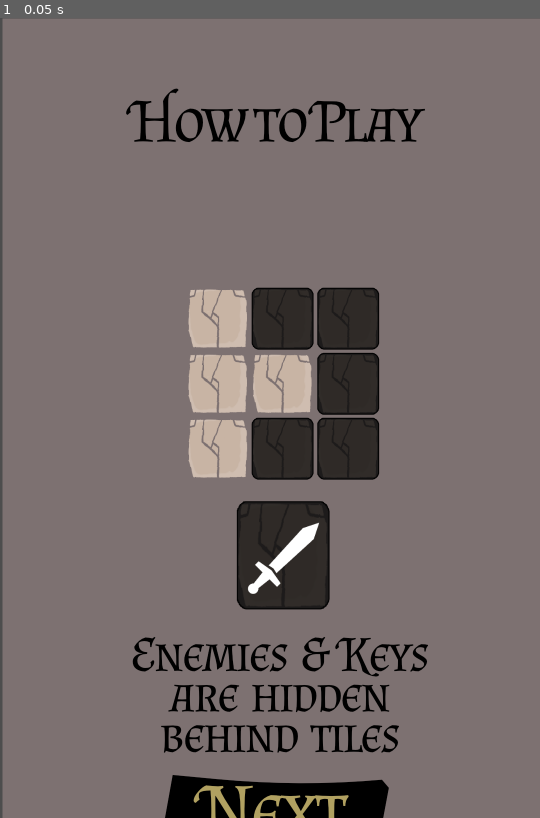
Above: before the commit, frame 1.
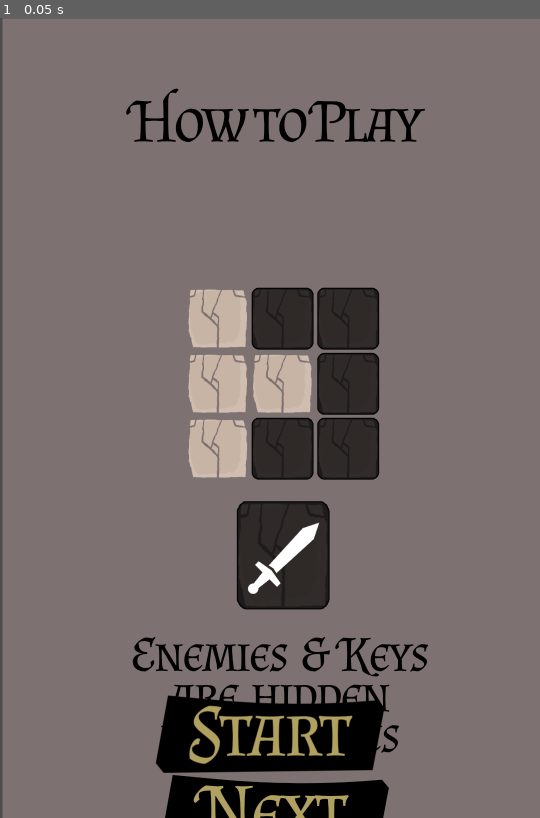
Above: after the commit, the same moment.

Repository: goblincookies/DungeonSweeper
Game: Godot game, scene res://Scenes/02-tutorial.tscn
Same seed, same stepped clock (60 frames per second), same inputs: the game is played once before the commit and once after it. The project has no main scene, so this scene is started directly.
Inputs:
- Up to frame 1 (0.05 s): no input

The runs differ from the first frame. In frame 1, 3.2% of the frame differs, in the area x 28-72%, y 84-95%.

Commit message:
strings minimum scenes together into playable loop

Diff:
--- /dev/null
+++ b/dunswee-game/Scenes/00-Game.tscn
@@ -0,0 +1,9 @@
+[gd_scene load_steps=2 format=3 uid="uid://ddb2nqsl3gwej"]
+
+[ext_resource type="Script" path="res://Scripts/GameFlow.gd" id="1_prmn8"]
+
+[node name="01-game" type="Node2D"]
+script = ExtResource("1_prmn8")
+
+[connection signal="ready" from="." to="." method="_on_ready"]
+[connection signal="tree_entered" from="." to="." method="_on_tree_entered"]
--- a/dunswee-game/Scenes/01-title.tscn
+++ b/dunswee-game/Scenes/01-title.tscn
@@ -1,8 +1,9 @@
-[gd_scene load_steps=4 format=3 uid="uid://cvfyoym4fx225"]
+[gd_scene load_steps=5 format=3 uid="uid://cvfyoym4fx225"]
 
 [ext_resource type="Texture2D" uid="uid://d2puxca6pee3x" path="res://Assets/Art/Title.png" id="1_3fayy"]
+[ext_resource type="Script" path="res://Scripts/01_title.gd" id="1_bohjv"]
 [ext_resource type="Texture2D" uid="uid://dw8olnhv5we7v" path="res://Assets/Art/Logo.png" id="2_ypmym"]
-[ext_resource type="Texture2D" uid="uid://dtjwasjyihlph" path="res://Assets/Art/Start.png" id="3_apptv"]
+[ext_resource type="PackedScene" uid="uid://brtngl3qvyxhu" path="res://Scenes/Nested/bttnStart.tscn" id="3_wsfc0"]
 
 [node name="Title" type="Control"]
 layout_mode = 3
@@ -11,6 +12,8 @@
 anchor_bottom = 1.0
 grow_horizontal = 2
 grow_vertical = 2
+mouse_filter = 2
+script = ExtResource("1_bohjv")
 
 [node name="Logo" type="Sprite2D" parent="."]
 position = Vector2(545.5, 478.5)
@@ -20,6 +23,16 @@
 position = Vector2(542.5, 844.5)
 texture = ExtResource("1_3fayy")
 
-[node name="Start" type="Sprite2D" parent="Title"]
-position = Vector2(4, 593)
-texture = ExtResource("3_apptv")
+[node name="BttnStart" parent="." instance=ExtResource("3_wsfc0")]
+layout_mode = 1
+anchors_preset = 8
+anchor_left = 0.5
+anchor_top = 0.5
+anchor_right = 0.5
+anchor_bottom = 0.5
+offset_top = 481.0
+offset_bottom = 481.0
+grow_horizontal = 2
+grow_vertical = 2
+
+[connection signal="clicked" from="BttnStart" to="." method="_on_bttn_start_clicked"]
--- a/dunswee-game/Scenes/02-tutorial.tscn
+++ b/dunswee-game/Scenes/02-tutorial.tscn
@@ -1,9 +1,121 @@
-[gd_scene load_steps=2 format=3 uid="uid://qra1f6bxhbhu"]
+[gd_scene load_steps=9 format=3 uid="uid://qra1f6bxhbhu"]
 
-[ext_resource type="Texture2D" uid="uid://d3dfd1af8igvh" path="res://Assets/Art/Artboard1_7.png" id="1_p3bxc"]
+[ext_resource type="Texture2D" uid="uid://d3dfd1af8igvh" path="res://Assets/Art/tut-1.png" id="1_p3bxc"]
+[ext_resource type="Script" path="res://Scripts/02_tutorial.gd" id="1_pvw6c"]
+[ext_resource type="Texture2D" uid="uid://r4jctomaxilg" path="res://Assets/Art/tut-2.png" id="3_1qj1j"]
+[ext_resource type="PackedScene" uid="uid://brtngl3qvyxhu" path="res://Scenes/Nested/bttnStart.tscn" id="3_ixg4f"]
+[ext_resource type="Texture2D" uid="uid://ch2lqktfwd1ct" path="res://Assets/Art/tut-3.png" id="4_quap7"]
+[ext_resource type="Texture2D" uid="uid://dw7hwd2ymmrwy" path="res://Assets/Art/tut-4.png" id="5_gu2c8"]
+[ext_resource type="Texture2D" uid="uid://dil3mbe3lqhkk" path="res://Assets/Art/tut-5.png" id="6_1xn32"]
+[ext_resource type="Texture2D" uid="uid://bcw5mppw3hg8m" path="res://Assets/Art/tut-6.png" id="7_b1c11"]
 
-[node name="Title" type="Node2D"]
+[node name="Tutorial" type="Control"]
+layout_mode = 3
+anchors_preset = 15
+anchor_right = 1.0
+anchor_bottom = 1.0
+grow_horizontal = 2
+grow_vertical = 2
+mouse_filter = 2
+script = ExtResource("1_pvw6c")
 
-[node name="Artboard17" type="Sprite2D" parent="."]
+[node name="Pages" type="Control" parent="."]
+layout_mode = 1
+anchors_preset = 15
+anchor_right = 1.0
+anchor_bottom = 1.0
+grow_horizontal = 2
+grow_vertical = 2
+mouse_filter = 2
+
+[node name="0" type="Control" parent="Pages"]
+layout_mode = 1
+anchors_preset = 15
+anchor_right = 1.0
+anchor_bottom = 1.0
+grow_horizontal = 2
+grow_vertical = 2
+mouse_filter = 2
+
+[node name="tut-1" type="Sprite2D" parent="Pages/0"]
 position = Vector2(545, 961)
 texture = ExtResource("1_p3bxc")
+
+[node name="1" type="Control" parent="Pages"]
+layout_mode = 1
+anchors_preset = 15
+anchor_right = 1.0
+anchor_bottom = 1.0
+grow_horizontal = 2
+grow_vertical = 2
+mouse_filter = 2
+
+[node name="tut-2" type="Sprite2D" parent="Pages/1"]
+position = Vector2(545, 961)
+texture = ExtResource("3_1qj1j")
+
+[node name="2" type="Control" parent="Pages"]
+layout_mode = 1
+anchors_preset = 15
+anchor_right = 1.0
+anchor_bottom = 1.0
+grow_horizontal = 2
+grow_vertical = 2
+mouse_filter = 2
+
+[node name="tut-3" type="Sprite2D" parent="Pages/2"]
+position = Vector2(545, 961)
+texture = ExtResource("4_quap7")
+
+[node name="3" type="Control" parent="Pages"]
+layout_mode = 1
+anchors_preset = 15
+anchor_right = 1.0
+anchor_bottom = 1.0
+grow_horizontal = 2
+grow_vertical = 2
+mouse_filter = 2
+
+[node name="tut-4" type="Sprite2D" parent="Pages/3"]
+position = Vector2(545, 961)
+texture = ExtResource("5_gu2c8")
+
+[node name="4" type="Control" parent="Pages"]
+layout_mode = 1
+anchors_preset = 15
+anchor_right = 1.0
+anchor_bottom = 1.0
+grow_horizontal = 2
+grow_vertical = 2
+mouse_filter = 2
+
+[node name="tut-5" type="Sprite2D" parent="Pages/4"]
+position = Vector2(545, 961)
+texture = ExtResource("6_1xn32")
+
+[node name="5" type="Control" parent="Pages"]
+layout_mode = 1
+anchors_preset = 15
+anchor_right = 1.0
+anchor_bottom = 1.0
+grow_horizontal = 2
+grow_vertical = 2
+mouse_filter = 2
+
+[node name="tut-6" type="Sprite2D" parent="Pages/5"]
+position = Vector2(545, 961)
+texture = ExtResource("7_b1c11")
+
+[node name="BttnStart" parent="." instance=ExtResource("3_ixg4f")]
+layout_mode = 1
+anchors_preset = 8
+anchor_left = 0.5
+anchor_top = 0.5
+anchor_right = 0.5
+anchor_bottom = 0.5
+offset_top = 632.0
+offset_bottom = 632.0
+grow_horizontal = 2
+grow_vertical = 2
+
+[connection signal="clicked" from="BttnStart" to="." method="_on_bttn_start_clicked"]
--- a/dunswee-game/Scenes/03-game.tscn
+++ /dev/null
@@ -1,3 +0,0 @@
-[gd_scene format=3 uid="uid://kwue07x5nv8p"]
-
-[node name="Title" type="Node2D"]
--- /dev/null
+++ b/dunswee-game/Scenes/03-play.tscn
@@ -0,0 +1,22 @@
+[gd_scene load_steps=3 format=3 uid="uid://kwue07x5nv8p"]
+
+[ext_resource type="Script" path="res://Scripts/03_play.gd" id="1_e12oe"]
+[ext_resource type="PackedScene" uid="uid://brtngl3qvyxhu" path="res://Scenes/Nested/bttnStart.tscn" id="2_76oub"]
+
+[node name="Play" type="Node2D"]
+script = ExtResource("1_e12oe")
+
+[node name="BttnStart" parent="." instance=ExtResource("2_76oub")]
+anchors_preset = 8
+anchor_left = 0.5
+anchor_top = 0.5
+anchor_right = 0.5
+anchor_bottom = 0.5
+offset_left = 318.0
+offset_top = 612.0
+offset_right = 318.0
+offset_bottom = 612.0
+grow_horizontal = 2
+grow_vertical = 2
+
+[connection signal="clicked" from="BttnStart" to="." method="_on_bttn_start_clicked"]
--- /dev/null
+++ b/dunswee-game/Scenes/Nested/bttnStart.tscn
@@ -0,0 +1,22 @@
+[gd_scene load_steps=4 format=3 uid="uid://brtngl3qvyxhu"]
+
+[ext_resource type="Script" path="res://Scripts/Nested/button.gd" id="1_5dr2j"]
+[ext_resource type="Texture2D" uid="uid://dtjwasjyihlph" path="res://Assets/Art/Start.png" id="1_djypf"]
+
+[sub_resource type="RectangleShape2D" id="RectangleShape2D_m4tyu"]
+size = Vector2(475, 160)
+
+[node name="BttnStart" type="Control" node_paths=PackedStringArray("area")]
+layout_mode = 3
+anchors_preset = 0
+mouse_filter = 2
+script = ExtResource("1_5dr2j")
+area = NodePath("Start/Area2D")
+
+[node name="Start" type="Sprite2D" parent="."]
+texture = ExtResource("1_djypf")
+
+[node name="Area2D" type="Area2D" parent="Start"]
+
+[node name="CollisionShape2D" type="CollisionShape2D" parent="Start/Area2D"]
+shape = SubResource("RectangleShape2D_m4tyu")
--- /dev/null
+++ b/dunswee-game/Scripts/01_title.gd
@@ -0,0 +1,7 @@
+extends Control
+
+signal initiateSceneChange( sceneIndex:int )
+
+
+func _on_bttn_start_clicked() -> void:
+	emit_signal("initiateSceneChange",  1 )
--- /dev/null
+++ b/dunswee-game/Scripts/02_tutorial.gd
@@ -0,0 +1,25 @@
+extends Control
+
+signal initiateSceneChange( sceneIndex:int );
+
+var pageCount : int  = 0;
+var pageIndex : int = 0;
+
+func _ready() -> void:
+	pageCount = $Pages.get_child_count()
+	for page in $Pages.get_children():
+		page.visible = false;
+
+	$Pages.get_child(pageIndex).visible = true;
+
+
+func _on_bttn_start_clicked() -> void:
+	print("clicked")
+	#emit_signal("initiateSceneChange",  1 )
+	$Pages.get_child(pageIndex).visible = false;
+	pageIndex += 1;
+	if (pageIndex >= pageCount):
+		print("changing scenes")
+		emit_signal("initiateSceneChange",2)
+	else:
+		$Pages.get_child(pageIndex).visible = true;
--- /dev/null
+++ b/dunswee-game/Scripts/03_play.gd
@@ -0,0 +1,7 @@
+extends Node
+
+signal initiateSceneChange( sceneIndex:int );
+
+
+func _on_bttn_start_clicked() -> void:
+	emit_signal("initiateSceneChange",0);
--- /dev/null
+++ b/dunswee-game/Scripts/GameFlow.gd
@@ -0,0 +1,48 @@
+extends Node
+
+var scenes = [	"res://Scenes/01-title.tscn",
+				"res://Scenes/02-tutorial.tscn",
+				"res://Scenes/03-play.tscn"]
+
+var currentIndex : int = 0
+var currentPage : int = 0
+var nextScene : Node
+var currentScene : Node
+
+func preLoadScene( scene:String )->void:
+	print("preloading", scene)
+	nextScene = load( scene ).instantiate()
+
+
+func addScene( scene:Node ) ->void:
+	get_tree().root.add_child.call_deferred( scene )
+	scene.initiateSceneChange.connect(_on_initiateSceneChange)
+	#scene.ready.connect(_on_ready());
+
+func _on_tree_entered() -> void:
+	print("entered")
+	preLoadScene( scenes[currentIndex] )
+
+func _on_ready() -> void:
+	print("ready")
+	addScene( nextScene )
+	currentIndex = (currentIndex+1)%scenes.size()
+	currentScene = nextScene
+	preLoadScene( scenes[currentIndex] )
+
+func	 _on_initiateSceneChange( id ) ->void:
+	print("I want to change scenes!")
+	if (id != currentIndex):
+		currentIndex = id;
+		preLoadScene( scenes[currentIndex] );
+		get_tree().root.remove_child(currentScene)
+		addScene( nextScene )
+		currentIndex = (currentIndex+1)%scenes.size()
+		currentScene = nextScene
+		preLoadScene( scenes[currentIndex] )
+	else:
+		get_tree().root.remove_child(currentScene)
+		addScene(nextScene)
+		currentIndex = (currentIndex+1)%scenes.size()
+		currentScene = nextScene
+		preLoadScene( scenes[currentIndex] )
--- /dev/null
+++ b/dunswee-game/Scripts/Nested/button.gd
@@ -0,0 +1,15 @@
+extends Node
+
+signal clicked
+@export var area : Area2D
+
+
+
+func _ready() -> void:
+	area.input_event.connect( thisClicked );
+
+func thisClicked( viewport: Node, event: InputEvent, shape_idx: int )->void:
+	#print("clicked!!", event )
+	if (event is InputEventScreenTouch and event.is_pressed()):
+
+		emit_signal("clicked")
--- /dev/null
+++ b/dunswee-game/new_script.gd
@@ -0,0 +1,11 @@
+extends Node
+
+
+# Called when the node enters the scene tree for the first time.
+func _ready() -> void:
+	pass # Replace with function body.
+
+
+# Called every frame. 'delta' is the elapsed time since the previous frame.
+func _process(delta: float) -> void:
+	pass
--- a/dunswee-game/project.godot
+++ b/dunswee-game/project.godot
@@ -19,6 +19,11 @@
 window/size/viewport_width=1080
 window/size/viewport_height=1920
 
+[input_devices]
+
+pointing/emulate_touch_from_mouse=true
+pointing/emulate_mouse_from_touch=false
+
 [rendering]
 
 renderer/rendering_method="mobile"
Renamed: dunswee-game/Assets/Art/Artboard1_7.png -> dunswee-game/Assets/Art/tut-1.png
Not shown, changed: dunswee-game/Assets/Art/tut-1.png.import
Renamed: dunswee-game/Assets/Art/Artboard1_6.png -> dunswee-game/Assets/Art/tut-2.png
Not shown, changed: dunswee-game/Assets/Art/tut-2.png.import
Renamed: dunswee-game/Assets/Art/Artboard1_5.png -> dunswee-game/Assets/Art/tut-3.png
Not shown, changed: dunswee-game/Assets/Art/tut-3.png.import
Renamed: dunswee-game/Assets/Art/Artboard1_4.png -> dunswee-game/Assets/Art/tut-4.png
Not shown, changed: dunswee-game/Assets/Art/tut-4.png.import
Renamed: dunswee-game/Assets/Art/Artboard1_3.png -> dunswee-game/Assets/Art/tut-5.png
Not shown, changed: dunswee-game/Assets/Art/tut-5.png.import
Renamed: dunswee-game/Assets/Art/Artboard1_2.png -> dunswee-game/Assets/Art/tut-6.png
Not shown, changed: dunswee-game/Assets/Art/tut-6.png.import
(and 2 more such lines)
